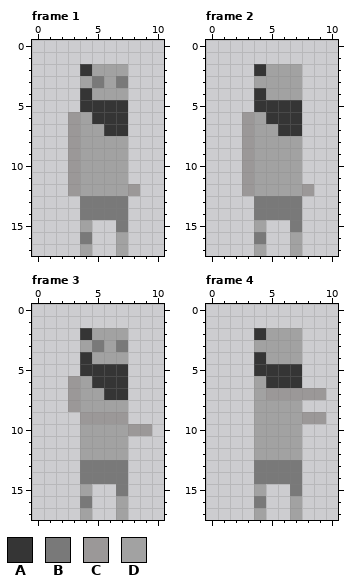
Two states of a pixel-art file, game/assets/images/f_shot.ase. Above, as it was before the edit.
11x18 pixels, 15 frames. Shown: frame 1, frame 2, frame 3, frame 4. The commit also changed other frames, which this record leaves out.
Palette (. is transparent): A #353535  B #797979  C #9b9898  D #a2a2a2
Pixels before, frame 1, first column x 3:
 2 .ADDD.
 3 .DBDB.
 4 .ADDD.
 5 .AAAA.
 6 CDAAA.
 7 CDDAA.
 8 CDDDD.
 9 CDDDD.
10 CDDDD.
11 CDDDD.
12 CDDDDC
13 .BBBB.
14 .BBBB.
15 .D..B.
16 .B..D.
17 .D..D.
Pixels before, frame 2, first column x 3:
 2 .ADDD.
 3 .DDDD.
 4 .ADDD.
 5 .AAAA.
 6 CDAAA.
 7 CDDAA.
 8 CDDDD.
 9 CDDDD.
10 CDDDD.
11 CDDDD.
12 CDDDDC
13 .BBBB.
14 .BBBB.
15 .D..B.
16 .B..D.
17 .D..D.
Pixels before, frame 3, first column x 3:
 2 .ADDD..
 3 .DBDB..
 4 .ADDD..
 5 .AAAA..
 6 CDAAA..
 7 CDDAA..
 8 CDDDD..
 9 .CCCC..
10 .DDDDCC
11 .DDDD..
12 .DDDD..
13 .BBBB..
14 .BBBB..
15 .D..B..
16 .B..D..
17 .D..D..
Pixels before, frame 4, first column x 4:
 2 ADDD..
 3 DDDD..
 4 ADDD..
 5 AAAA..
 6 DAAA..
 7 DCCCCC
 8 DDDD..
 9 DDDDCC
10 DDDD..
11 DDDD..
12 DDDD..
13 BBBB..
14 BBBB..
15 D..B..
16 B..D..
17 D..D..
New version:
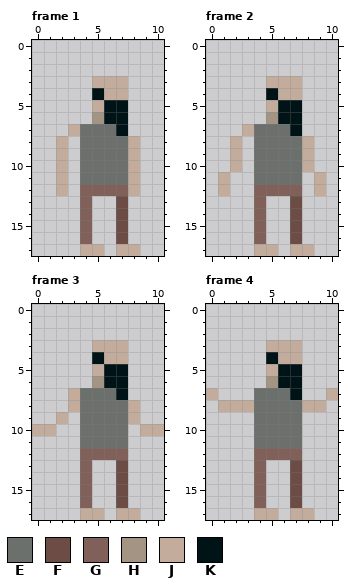
Colours new in this view: E #6c706c  F #6c4c44  G #806058  H #a49484  J #c4ac9c  K #001418
Edits made:
Changed rows in their new state; - is an unchanged pixel.
Frame 1, layer "Layer 1":
first column x 2:
 2 --....-
 3 --.JJJ-
 4 --.KJJ-
 5 --.JKK-
 6 -..HKK-
 7 -JEEEK-
 8 J.EEEEJ
 9 J.EEEEJ
10 J.EEEEJ
11 J.EEEEJ
12 J.GGGGJ
13 --G..F-
14 --G..F-
15 --G--F-
16 --G--F-
17 --JJ-JJ
Frame 2, layer "Layer 1":
first column x 1:
 2 ---....--
 3 ---.JJJ--
 4 ---.KJJ--
 5 ---.JKK--
 6 --..HKK--
 7 --JEEEK--
 8 -J.EEEEJ-
 9 -J.EEEEJ-
10 -J.EEEEJ-
11 J-.EEEE-J
12 J-.GGGG.J
13 ---G..F--
14 ---G..F--
15 ---G--F--
16 ---G--F--
17 ---JJ-JJ-
Frame 3, layer "Layer 1":
first column x 0:
 2 ----....---
 3 ----.JJJ---
 4 ----.KJJ---
 5 ----.JKK---
 6 ---..HKK---
 7 ---JEEEK---
 8 ---JEEEEJ--
 9 --J-EEEEJ--
10 JJ--EEEE.JJ
11 ----EEEE---
12 ----GGGG---
13 ----G..F---
14 ----G..F---
15 ----G--F---
16 ----G--F---
17 ----JJ-JJ--
Frame 4, layer "Layer 1":
first column x 0:
 2 ----....---
 3 ----.JJJ---
 4 ----.KJJ---
 5 ----.JKK---
 6 ----.HKK---
 7 J---EEEK..J
 8 -JJJEEEEJJ-
 9 ----EEEE..-
10 ----EEEE---
11 ----EEEE---
12 ----GGGG---
13 ----G..F---
14 ----G..F---
15 ----G--F---
16 ----G--F---
17 ----JJ-JJ--
Changed places in both pictures, as pixel boxes (x1, y1, x2, y2):
changed: (56, 64, 140, 256)
changed: (218, 64, 326, 256)
changed: (32, 328, 164, 520)
changed: (206, 328, 338, 520)
